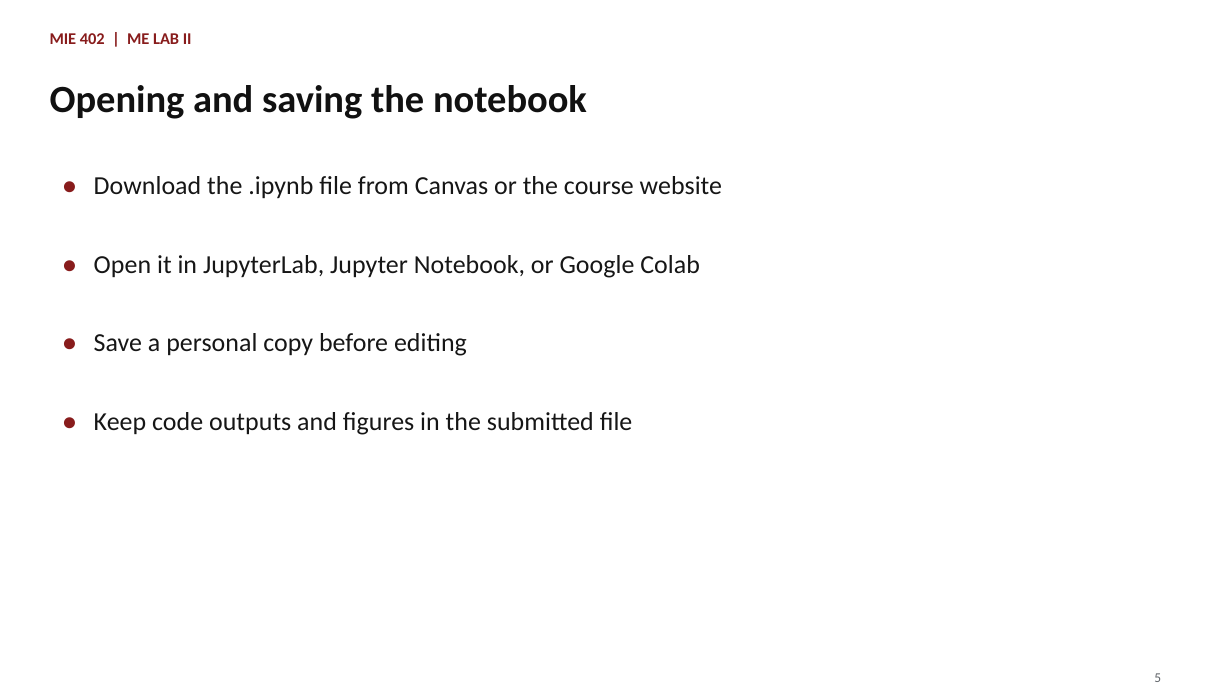
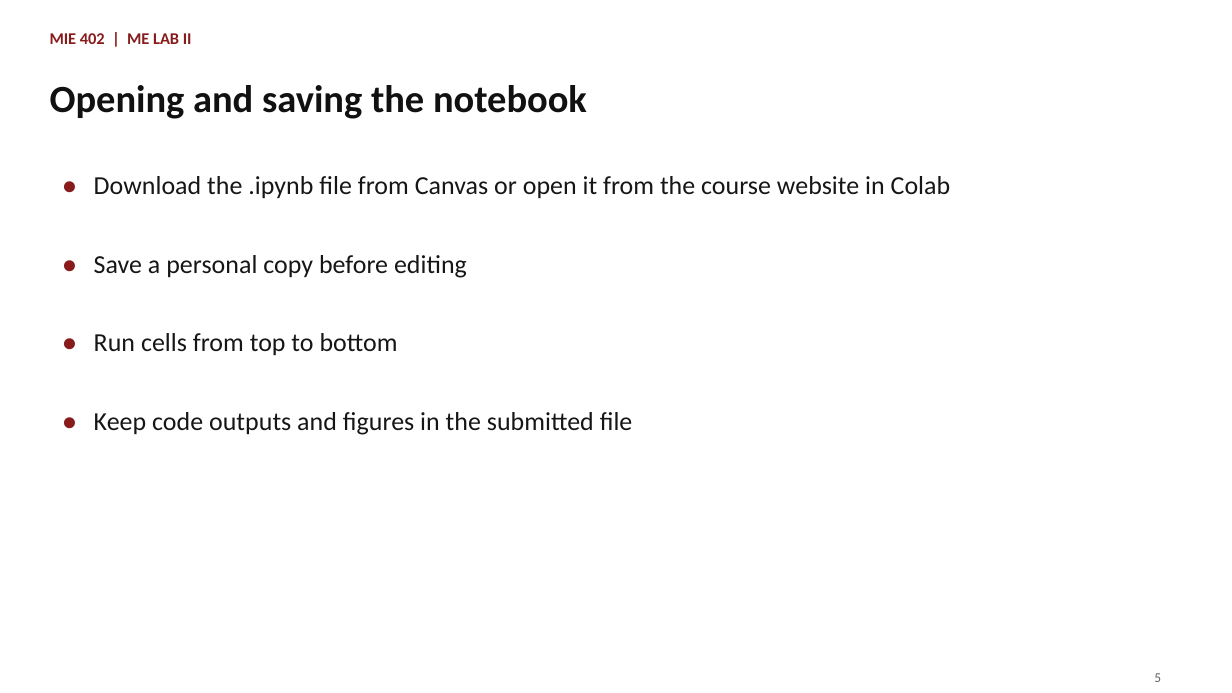
Before and after one commit to Ehsan-Roohi/MIE402-Lab, a slide deck: slide 5 of site/docs/MIE402_Lecture02_Sampling_Jupyter_PreLab1_Fall2026.pptx. Drawn at 1232x693 pixels with LibreOffice and Linux fonts; fonts in the diff are those of the drawing. Boxes give left, top, right and bottom in pixels: in the first picture for what was removed or moved away, otherwise in the second. Text is boxed around its words. In the diff, an @@ line names an element or a change of style, - is before the commit and + after.

```diff
--- a/site/docs/MIE402_Lecture02_Sampling_Jupyter_PreLab1_Fall2026.pptx
+++ b/site/docs/MIE402_Lecture02_Sampling_Jupyter_PreLab1_Fall2026.pptx
@@ text at box(94, 176, 951, 199): text changed @@
-Download the .ipynb file from Canvas or the course website
+Download the .ipynb file from Canvas or open it from the course website in Colab
@@ text "Save a personal copy before ...": place and size @@
-text "Save a personal copy before ..." at box(94, 333, 467, 356)
+text "Save a personal copy before ..." at box(94, 255, 467, 278)
@@ text removed at box(94, 255, 700, 278) @@
-Open it in JupyterLab, Jupyter Notebook, or Google Colab
@@ text added at box(94, 333, 398, 356), 20.2 pt, text #161616 @@
+Run cells from top to bottom
```
Also in this commit, not shown: 17 other slides changed, 2 slides added, 11 other files.
